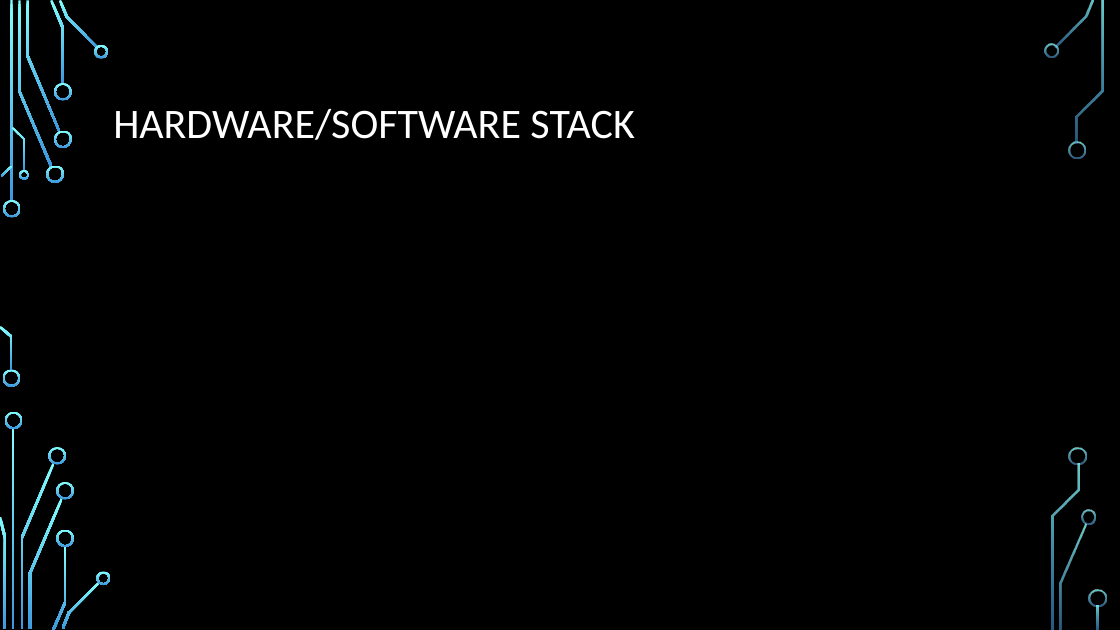
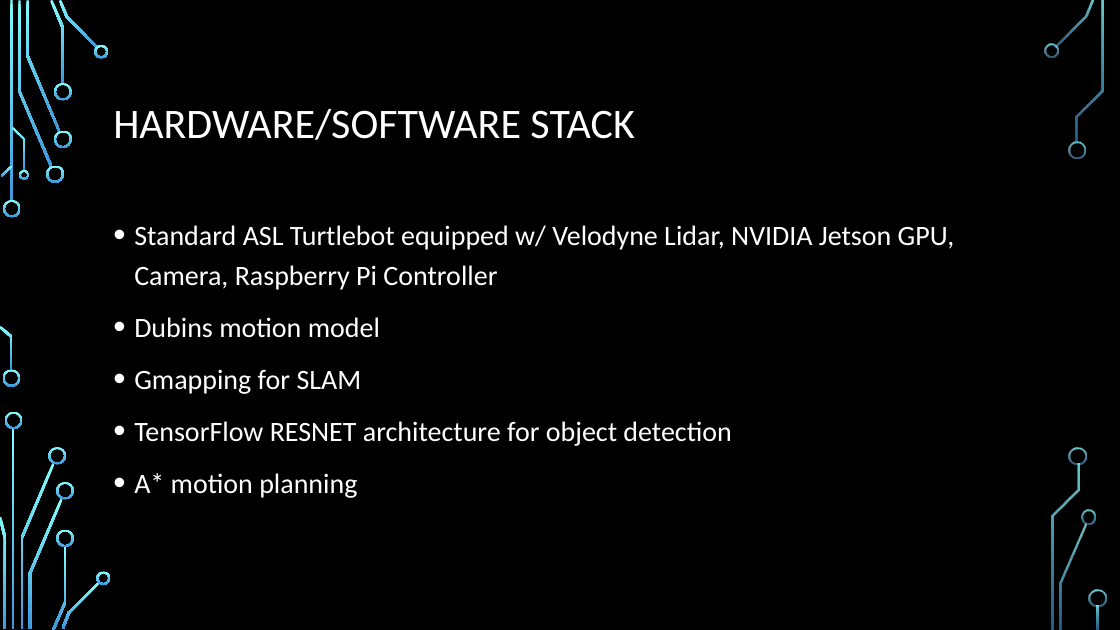
Before and after one commit to robertdyro/avg_turtlebot, a slide deck: slide 2 of FinalPresentation.pptx. Drawn at 1120x630 pixels with LibreOffice and Linux fonts; fonts in the diff are those of the drawing; background and template pictures are left out. Boxes give left, top, right and bottom in pixels: in the first picture for what was removed or moved away, otherwise in the second. Text is boxed around its words. In the diff, an @@ line names an element or a change of style, - is before the commit and + after.

```diff
--- a/FinalPresentation.pptx
+++ b/FinalPresentation.pptx
@@ text added at (134,225,955,498), 24 pt, text #FFFFFF @@
+• Standard ASL Turtlebot equipped w/ Velodyne Lidar, NVIDIA Jetson GPU, Camera, Raspberry Pi Controller
+• Dubins motion model
+• Gmapping for SLAM
+• TensorFlow RESNET architecture for object detection
+• A* motion planning
```
Also in this commit, not shown: 1 other slide changed, 1 slide added, 1 slide removed.
